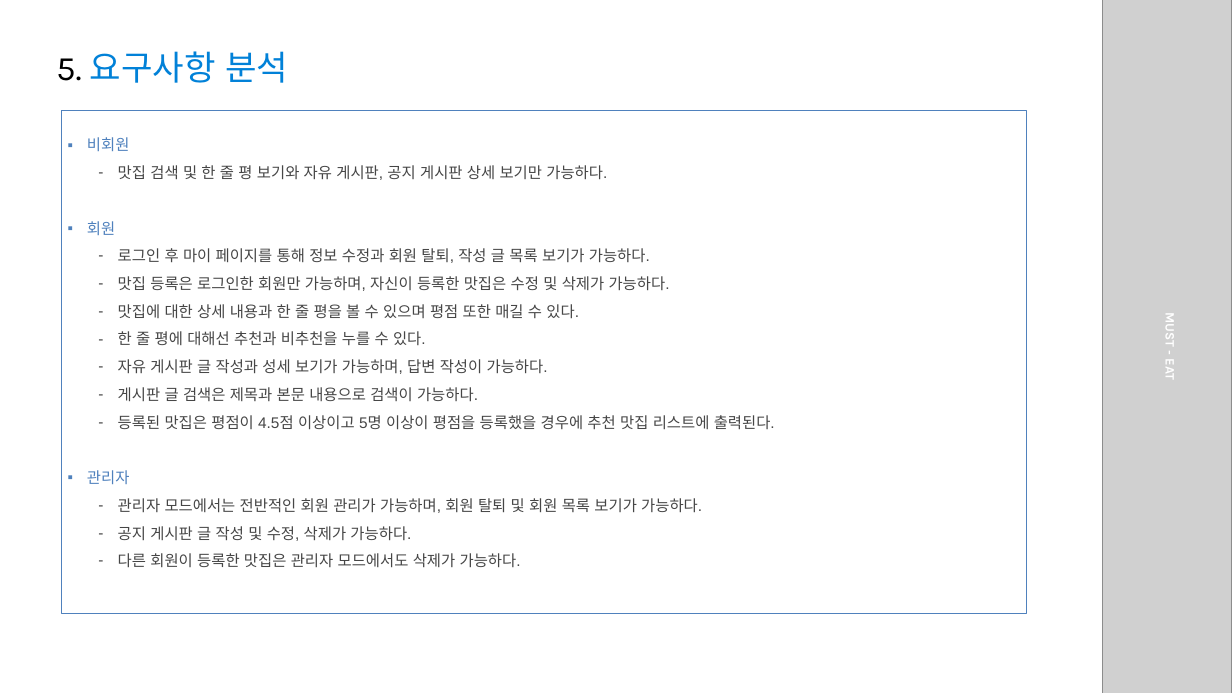
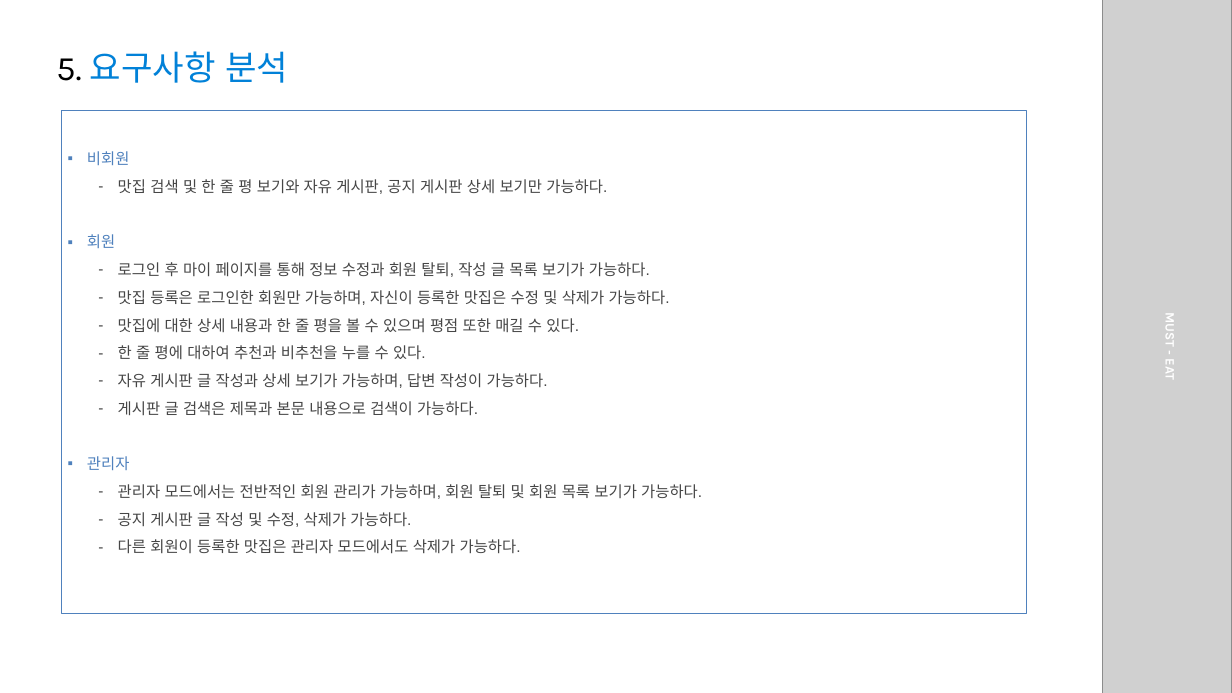
Before and after one commit to houn7145/class, a slide deck: slide 8 of project/MustEat.pptx. Drawn at 1232x693 pixels with LibreOffice and Linux fonts; fonts in the diff are those of the drawing; grey boxes stand for pictures. Boxes give left, top, right and bottom in pixels: in the first picture for what was removed or moved away, otherwise in the second. Text is boxed around its words. In the diff, an @@ line names an element or a change of style, - is before the commit and + after.

```diff
--- a/project/MustEat.pptx
+++ b/project/MustEat.pptx
@@ text in rectangle at <box>118,345,548,388</box>: text changed @@
-  – 한 줄 평에 대해선 추천과 비추천을 누를 수 있다.
-  – 자유 게시판 글 작성과 성세 보기가 가능하며, 답변 작성이 가능하다.
+  – 한 줄 평에 대하여 추천과 비추천을 누를 수 있다.
+  – 자유 게시판 글 작성과 상세 보기가 가능하며, 답변 작성이 가능하다.
@@ text in rectangle at <box>118,415,775,429</box>: paragraph removed @@
-  – 등록된 맛집은 평점이 4.5점 이상이고 5명 이상이 평점을 등록했을 경우에 추천 맛집 리스트에 출력된다.
```
Also in this commit, not shown: 5 other slides changed, 2 slides added, 1 slide removed, 8 other files.
